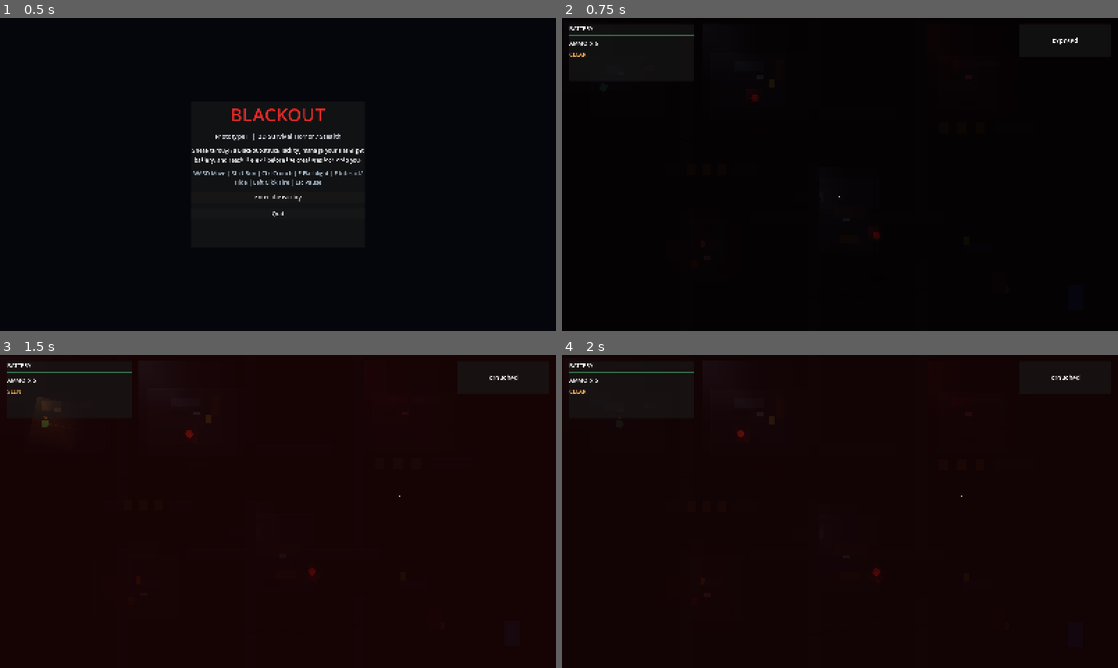
Above: before the commit, frames 1-4 (two rows, left to right).
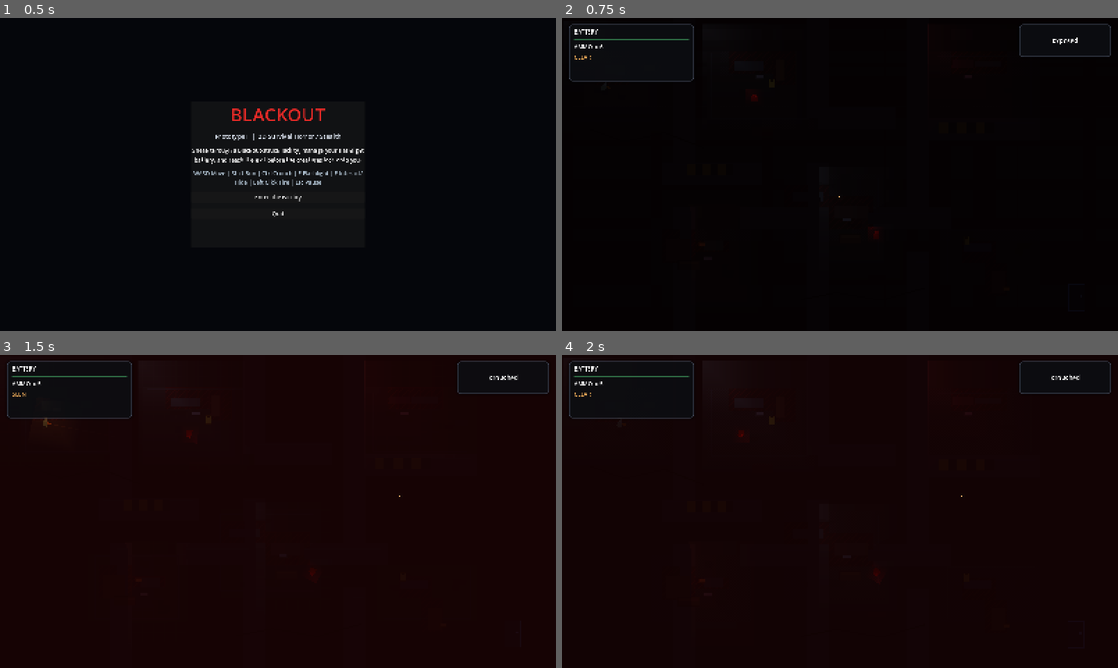
Above: after the commit, the same moments.

Repository: gokaycetinn/Blackout
Game: Godot game, scene res://scenes/main.tscn
Same seed, same stepped clock (60 frames per second), same inputs: the game is played once before the commit and once after it.
Inputs (mouse positions are in pixels of both pictures, inside the frame that each line leads up to):
- Up to frame 1 (0.5 s): no input
- Up to frame 2 (0.75 s): click "Enter The Facility" at 0.5 s
- Up to frame 3 (1.5 s): tap Enter at 1.25 s; move the mouse to (400, 495) at 1.27 s; hold D (move_right) from 1.28 s (still down); tap Ctrl (crouch) at 1.35 s; click (400, 495) at 1.42 s
- Up to frame 4 (2 s): keep holding D (move_right)

Frame 1 is identical in both runs. In frame 2, 0.9% of the frame differs, in the area x 1-99%, y 1-71%; in frame 3, 1.0%; in frame 4, 0.9%.

Commit message:
Add new assets and refactor visuals for player and enemies

Diff:
--- a/scenes/enemies/creature.tscn
+++ b/scenes/enemies/creature.tscn
@@ -26,9 +26,8 @@
 collision_mask = 3
 script = ExtResource("1")
 
-[node name="Body" type="Polygon2D" parent="."]
-color = Color(0.698039, 0.2, 0.2, 1)
-polygon = PackedVector2Array(-11, 0, -5, -11, 7, -10, 12, 0, 7, 10, -5, 11)
+[node name="Body" type="Sprite2D" parent="."]
+centered = true
 
 [node name="CollisionShape2D" type="CollisionShape2D" parent="."]
 shape = SubResource("1")
--- a/scenes/items/ammo.tscn
+++ b/scenes/items/ammo.tscn
@@ -13,6 +13,5 @@
 [node name="CollisionShape2D" type="CollisionShape2D" parent="."]
 shape = SubResource("1")
 
-[node name="Visual" type="Polygon2D" parent="."]
-color = Color(0.960784, 0.513726, 0.145098, 1)
-polygon = PackedVector2Array(-5, -11, 4, -11, 8, 0, 4, 11, -5, 11)
+[node name="Visual" type="Sprite2D" parent="."]
+centered = true
--- a/scenes/items/battery.tscn
+++ b/scenes/items/battery.tscn
@@ -13,6 +13,5 @@
 [node name="CollisionShape2D" type="CollisionShape2D" parent="."]
 shape = SubResource("1")
 
-[node name="Visual" type="Polygon2D" parent="."]
-color = Color(0.980392, 0.858824, 0.219608, 1)
-polygon = PackedVector2Array(-8, -12, 8, -12, 8, 12, -8, 12)
+[node name="Visual" type="Sprite2D" parent="."]
+centered = true
--- a/scenes/levels/level_01.tscn
+++ b/scenes/levels/level_01.tscn
@@ -8,6 +8,12 @@
 
 [node name="CanvasModulate" type="CanvasModulate" parent="."]
 color = Color(0.0588235, 0.0509804, 0.0823529, 1)
+
+[node name="GroundLayer" type="TileMapLayer" parent="."]
+
+[node name="WallLayer" type="TileMapLayer" parent="."]
+
+[node name="DecorLayer" type="TileMapLayer" parent="."]
 
 [node name="World" type="Node2D" parent="."]
 
--- a/scenes/objects/door_exit.tscn
+++ b/scenes/objects/door_exit.tscn
@@ -13,6 +13,5 @@
 [node name="CollisionShape2D" type="CollisionShape2D" parent="."]
 shape = SubResource("1")
 
-[node name="Door" type="Polygon2D" parent="."]
-color = Color(0.258824, 0.494118, 0.85098, 1)
-polygon = PackedVector2Array(-22, -36, 22, -36, 22, 36, -22, 36)
+[node name="Door" type="Sprite2D" parent="."]
+centered = true
--- a/scenes/objects/hiding_spot.tscn
+++ b/scenes/objects/hiding_spot.tscn
@@ -13,9 +13,8 @@
 [node name="CollisionShape2D" type="CollisionShape2D" parent="."]
 shape = SubResource("1")
 
-[node name="Table" type="Polygon2D" parent="."]
-color = Color(0.439216, 0.270588, 0.145098, 1)
-polygon = PackedVector2Array(-28, -12, 28, -12, 28, 12, -28, 12)
+[node name="Table" type="Sprite2D" parent="."]
+centered = true
 
 [node name="HideAnchor" type="Marker2D" parent="."]
 position = Vector2(0, 0)
--- a/scenes/objects/light_source.tscn
+++ b/scenes/objects/light_source.tscn
@@ -15,9 +15,8 @@
 [node name="LightSource" type="Node2D"]
 script = ExtResource("1")
 
-[node name="Fixture" type="Polygon2D" parent="."]
-color = Color(0.65098, 0.65098, 0.701961, 1)
-polygon = PackedVector2Array(-10, -5, 10, -5, 10, 5, -10, 5)
+[node name="Fixture" type="Sprite2D" parent="."]
+centered = true
 
 [node name="PointLight2D" type="PointLight2D" parent="."]
 position = Vector2(0, 14)
--- a/scenes/player/player.tscn
+++ b/scenes/player/player.tscn
@@ -25,14 +25,12 @@
 collision_mask = 1
 script = ExtResource("1")
 
-[node name="Body" type="Polygon2D" parent="."]
-color = Color(0.329412, 0.901961, 0.576471, 1)
-polygon = PackedVector2Array(-10, -10, 8, -10, 10, 0, 8, 10, -10, 10)
+[node name="Body" type="Sprite2D" parent="."]
+centered = true
 
-[node name="FacingMarker" type="Polygon2D" parent="."]
-position = Vector2(8, 0)
-color = Color(0.168627, 0.356863, 0.203922, 1)
-polygon = PackedVector2Array(0, 0, 10, -5, 10, 5)
+[node name="FacingMarker" type="Sprite2D" parent="."]
+position = Vector2(13, 0)
+centered = true
 
 [node name="CollisionShape2D" type="CollisionShape2D" parent="."]
 shape = SubResource("1")
--- a/scenes/ui/hud.tscn
+++ b/scenes/ui/hud.tscn
@@ -35,6 +35,7 @@
 offset_bottom = 182.0
 
 [node name="TopLeftPanel" type="PanelContainer" parent="TopLeft"]
+unique_name_in_owner = true
 layout_mode = 2
 
 [node name="TopLeftVBox" type="VBoxContainer" parent="TopLeft/TopLeftPanel"]
@@ -82,6 +83,7 @@
 grow_horizontal = 0
 
 [node name="StealthBox" type="PanelContainer" parent="TopRight"]
+unique_name_in_owner = true
 layout_mode = 2
 
 [node name="StealthValue" type="Label" parent="TopRight/StealthBox"]
--- a/scripts/enemies/creature.gd
+++ b/scripts/enemies/creature.gd
@@ -2,6 +2,7 @@
 
 const EnemyStates = preload("res://scripts/enemies/enemy_states.gd")
 const PlayerController = preload("res://scripts/player/player.gd")
+const PrototypeArt = preload("res://scripts/systems/prototype_art.gd")
 
 @export var patrol_points: Array[Vector2] = []
 @export var patrol_speed: float = 50.0
@@ -14,7 +15,7 @@
 @export var search_duration: float = 4.0
 @export var attack_duration: float = 0.6
 
-@onready var body_visual: Polygon2D = $Body
+@onready var body_visual: Sprite2D = $Body
 
 var player: PlayerController = null
 var state: int = EnemyStates.State.PATROL
@@ -30,6 +31,7 @@
 
 
 func _ready() -> void:
+	body_visual.texture = PrototypeArt.create_creature_texture()
 	player = GameManager.player
 	last_known_position = global_position
 	GameManager.global_noise_emitted.connect(_on_global_noise_emitted)
@@ -190,22 +192,22 @@
 	match state:
 		EnemyStates.State.IDLE:
 			state_timer = 1.5
-			body_visual.color = Color(0.55, 0.15, 0.15, 1.0)
+			body_visual.modulate = Color(0.55, 0.15, 0.15, 1.0)
 		EnemyStates.State.PATROL:
-			body_visual.color = Color(0.7, 0.2, 0.2, 1.0)
+			body_visual.modulate = Color(0.7, 0.2, 0.2, 1.0)
 		EnemyStates.State.SUSPICIOUS:
 			state_timer = 0.8
-			body_visual.color = Color(0.85, 0.35, 0.2, 1.0)
+			body_visual.modulate = Color(0.85, 0.35, 0.2, 1.0)
 		EnemyStates.State.INVESTIGATING:
-			body_visual.color = Color(1.0, 0.45, 0.2, 1.0)
+			body_visual.modulate = Color(1.0, 0.45, 0.2, 1.0)
 		EnemyStates.State.CHASING:
-			body_visual.color = Color(1.0, 0.1, 0.1, 1.0)
+			body_visual.modulate = Color(1.0, 0.1, 0.1, 1.0)
 		EnemyStates.State.SEARCHING:
 			search_timer = search_duration
-			body_visual.color = Color(0.95, 0.25, 0.4, 1.0)
+			body_visual.modulate = Color(0.95, 0.25, 0.4, 1.0)
 		EnemyStates.State.ATTACK:
 			attack_timer = attack_duration
-			body_visual.color = Color(1.0, 0.0, 0.24, 1.0)
+			body_visual.modulate = Color(1.0, 0.0, 0.24, 1.0)
 
 
 func _on_global_noise_emitted(position: Vector2, strength: float) -> void:
@@ -235,7 +237,7 @@
 	if state == EnemyStates.State.ATTACK:
 		body_visual.scale = Vector2(1.15, 0.88)
 	elif hit_flash_timer > 0.0:
-		body_visual.color = Color(1.0, 0.85, 0.85, 1.0)
+		body_visual.modulate = Color(1.0, 0.85, 0.85, 1.0)
 		body_visual.scale = Vector2.ONE * 1.08
 	else:
 		body_visual.scale = Vector2.ONE
--- a/scripts/items/ammo.gd
+++ b/scripts/items/ammo.gd
@@ -1,9 +1,14 @@
 extends Area2D
+
+const PrototypeArt = preload("res://scripts/systems/prototype_art.gd")
 
 @export var ammo_amount: int = 3
 
+@onready var visual: Sprite2D = $Visual
+
 
 func _ready() -> void:
+	visual.texture = PrototypeArt.create_rect_texture(Vector2i(20, 12), Color(0.9, 0.56, 0.18, 1.0), Color(0.46, 0.22, 0.08, 1.0), 2)
 	add_to_group("interactables")
 
 
--- a/scripts/items/battery.gd
+++ b/scripts/items/battery.gd
@@ -1,9 +1,14 @@
 extends Area2D
+
+const PrototypeArt = preload("res://scripts/systems/prototype_art.gd")
 
 @export var charge_amount: float = 40.0
 
+@onready var visual: Sprite2D = $Visual
+
 
 func _ready() -> void:
+	visual.texture = PrototypeArt.create_rect_texture(Vector2i(18, 26), Color(0.9, 0.84, 0.24, 1.0), Color(0.4, 0.32, 0.08, 1.0), 2, Color(0.2, 0.16, 0.05, 1.0), Rect2i(5, 2, 8, 5))
 	add_to_group("interactables")
 
 
--- a/scripts/levels/level_01.gd
+++ b/scripts/levels/level_01.gd
@@ -1,5 +1,6 @@
 extends Node2D
 
+const PrototypeArt = preload("res://scripts/systems/prototype_art.gd")
 const PLAYER_SCENE := preload("res://scenes/player/player.tscn")
 const CREATURE_SCENE := preload("res://scenes/enemies/creature.tscn")
 const BATTERY_SCENE := preload("res://scenes/items/battery.tscn")
@@ -12,6 +13,9 @@
 const MAP_HEIGHT := 960.0
 
 @onready var world: Node2D = $World
+@onready var ground_layer: TileMapLayer = $GroundLayer
+@onready var wall_layer: TileMapLayer = $WallLayer
+@onready var decor_layer: TileMapLayer = $DecorLayer
 @onready var environment_lights: Node2D = $EnvironmentLights
 @onready var enemies_root: Node2D = $Enemies
 @onready var items_root: Node2D = $Items
@@ -21,12 +25,15 @@
 var player: CharacterBody2D
 var _camera_trauma: float = 0.0
 var _camera_base_offset: Vector2 = Vector2.ZERO
+var _tile_size: int = 32
+var _tileset: TileSet
 
 
 func _ready() -> void:
 	GameManager.reset_run()
 	GameManager.register_level(self)
 	GameManager.gunshot_fired.connect(_on_gunshot_fired)
+	_setup_tile_layers()
 	_build_floor()
 	_build_walls()
 	_spawn_player()
@@ -52,15 +59,8 @@
 
 
 func _build_floor() -> void:
-	var floor_poly := Polygon2D.new()
-	floor_poly.polygon = PackedVector2Array([
-		Vector2(0, 0),
-		Vector2(MAP_WIDTH, 0),
-		Vector2(MAP_WIDTH, MAP_HEIGHT),
-		Vector2(0, MAP_HEIGHT)
-	])
-	floor_poly.color = Color(0.11, 0.12, 0.15, 1.0)
-	world.add_child(floor_poly)
+	var full_floor := Rect2(Vector2.ZERO, Vector2(MAP_WIDTH, MAP_HEIGHT))
+	_paint_tile_region(ground_layer, full_floor, Vector2i(0, 0))
 
 	for room in [
 		Rect2(80, 110, 240, 170),
@@ -70,15 +70,7 @@
 		Rect2(640, 460, 270, 220),
 		Rect2(1110, 610, 250, 150)
 	]:
-		var highlight := Polygon2D.new()
-		highlight.polygon = PackedVector2Array([
-			room.position,
-			room.position + Vector2(room.size.x, 0),
-			room.position + room.size,
-			room.position + Vector2(0, room.size.y)
-		])
-		highlight.color = Color(0.15, 0.17, 0.2, 1.0)
-		world.add_child(highlight)
+		_paint_tile_region(ground_layer, room, Vector2i(1, 0))
 		_add_room_border(room, Color(0.19, 0.22, 0.26, 0.8))
 		_add_room_grime(room)
 
@@ -107,6 +99,7 @@
 
 
 func _spawn_wall(rect: Rect2) -> void:
+	_paint_tile_region(wall_layer, rect, Vector2i(2, 0))
 	var wall := StaticBody2D.new()
 	wall.collision_layer = 1
 	wall.collision_mask = 0
@@ -323,6 +316,7 @@
 	prop.add_child(fill)
 
 	world.add_child(prop)
+	_paint_tile_region(decor_layer, rect.grow(2.0), Vector2i(3, 0))
 
 
 func _add_stripe(rect: Rect2) -> void:
@@ -362,3 +356,31 @@
 
 func _on_gunshot_fired(_position: Vector2) -> void:
 	_camera_trauma = minf(_camera_trauma + 1.0, 1.2)
+
+
+func _setup_tile_layers() -> void:
+	_tileset = TileSet.new()
+	_tileset.tile_size = Vector2i(_tile_size, _tile_size)
+	var atlas := TileSetAtlasSource.new()
+	atlas.texture = PrototypeArt.create_tilesheet(_tile_size)
+	atlas.texture_region_size = Vector2i(_tile_size, _tile_size)
+
+	for atlas_x in range(4):
+		atlas.create_tile(Vector2i(atlas_x, 0))
+
+	_tileset.add_source(atlas, 0)
+	ground_layer.tile_set = _tileset
+	wall_layer.tile_set = _tileset
+	decor_layer.tile_set = _tileset
+	ground_layer.y_sort_enabled = false
+	wall_layer.y_sort_enabled = false
+	decor_layer.y_sort_enabled = false
+
+
+func _paint_tile_region(layer: TileMapLayer, rect: Rect2, atlas_coords: Vector2i) -> void:
+	var start := Vector2i(floori(rect.position.x / _tile_size), floori(rect.position.y / _tile_size))
+	var end := Vector2i(ceili((rect.position.x + rect.size.x) / _tile_size), ceili((rect.position.y + rect.size.y) / _tile_size))
+
+	for tile_x in range(start.x, end.x):
+		for tile_y in range(start.y, end.y):
+			layer.set_cell(Vector2i(tile_x, tile_y), 0, atlas_coords)
--- a/scripts/objects/door_exit.gd
+++ b/scripts/objects/door_exit.gd
@@ -1,7 +1,12 @@
 extends Area2D
+
+const PrototypeArt = preload("res://scripts/systems/prototype_art.gd")
+
+@onready var door_sprite: Sprite2D = $Door
 
 
 func _ready() -> void:
+	door_sprite.texture = PrototypeArt.create_rect_texture(Vector2i(48, 78), Color(0.13, 0.19, 0.26, 1.0), Color(0.42, 0.72, 0.92, 1.0), 2, Color(0.62, 0.89, 1.0, 1.0), Rect2i(34, 32, 6, 6))
 	add_to_group("interactables")
 
 
--- a/scripts/objects/hiding_spot.gd
+++ b/scripts/objects/hiding_spot.gd
@@ -1,9 +1,13 @@
 extends Area2D
 
+const PrototypeArt = preload("res://scripts/systems/prototype_art.gd")
+
 @onready var hide_anchor: Marker2D = $HideAnchor
+@onready var table_sprite: Sprite2D = $Table
 
 
 func _ready() -> void:
+	table_sprite.texture = PrototypeArt.create_rect_texture(Vector2i(64, 28), Color(0.28, 0.19, 0.14, 1.0), Color(0.15, 0.1, 0.08, 1.0), 2, Color(0.38, 0.25, 0.16, 1.0), Rect2i(5, 5, 54, 6))
 	add_to_group("interactables")
 
 
--- a/scripts/objects/light_source.gd
+++ b/scripts/objects/light_source.gd
@@ -1,15 +1,19 @@
 extends Node2D
+
+const PrototypeArt = preload("res://scripts/systems/prototype_art.gd")
 
 @export var light_color: Color = Color(0.85, 0.9, 1.0, 1.0)
 @export var light_energy: float = 0.8
 @export var flicker_enabled: bool = false
 
 @onready var light: PointLight2D = $PointLight2D
+@onready var fixture: Sprite2D = $Fixture
 
 var _flicker_timer: float = 0.0
 
 
 func _ready() -> void:
+	fixture.texture = PrototypeArt.create_rect_texture(Vector2i(24, 10), Color(0.58, 0.6, 0.68, 1.0), Color(0.24, 0.26, 0.3, 1.0), 1)
 	light.color = light_color
 	light.energy = light_energy
 
--- a/scripts/player/player.gd
+++ b/scripts/player/player.gd
@@ -1,11 +1,13 @@
 extends CharacterBody2D
+
+const PrototypeArt = preload("res://scripts/systems/prototype_art.gd")
 
 @export var walk_speed: float = 120.0
 @export var run_speed: float = 200.0
 @export var crouch_speed: float = 60.0
 
-@onready var body_visual: Polygon2D = $Body
-@onready var facing_marker: Polygon2D = $FacingMarker
+@onready var body_visual: Sprite2D = $Body
+@onready var facing_marker: Sprite2D = $FacingMarker
 @onready var flashlight = $Flashlight
 @onready var weapon_mount = $WeaponMount
 @onready var interact_area: Area2D = $InteractArea
@@ -19,6 +21,8 @@
 
 
 func _ready() -> void:
+	body_visual.texture = PrototypeArt.create_player_texture()
+	facing_marker.texture = PrototypeArt.create_rect_texture(Vector2i(12, 6), Color(0.92, 0.66, 0.28, 0.95))
 	GameManager.register_player(self)
 	interact_area.area_entered.connect(_on_interact_area_entered)
 	interact_area.area_exited.connect(_on_interact_area_exited)
@@ -195,13 +199,11 @@
 
 
 func _update_visual_state() -> void:
-	var body_color := body_visual.color
-	body_color.a = 0.25 if is_hidden else 1.0
-	body_visual.color = body_color
-
-	var marker_color := facing_marker.color
-	marker_color.a = 0.3 if is_hidden else 1.0
-	facing_marker.color = marker_color
+	var body_modulate := Color(0.78, 0.92, 0.82, 0.25 if is_hidden else 1.0)
+	body_visual.modulate = body_modulate
+
+	var marker_modulate := Color(0.95, 0.72, 0.32, 0.3 if is_hidden else 1.0)
+	facing_marker.modulate = marker_modulate
 
 	stealth_indicator.visible = is_crouching or is_hidden
 	stealth_indicator.color = Color(0.4, 0.9, 0.6, 0.8) if is_hidden else Color(1.0, 0.9, 0.35, 0.75)
--- /dev/null
+++ b/scripts/systems/prototype_art.gd
@@ -0,0 +1,122 @@
+extends RefCounted
+
+
+static func create_rect_texture(size: Vector2i, fill: Color, border: Color = Color(0, 0, 0, 0), border_size: int = 2, accent: Color = Color(0, 0, 0, 0), accent_rect: Rect2i = Rect2i()) -> Texture2D:
+	var image := Image.create(size.x, size.y, false, Image.FORMAT_RGBA8)
+	image.fill(fill)
+
+	if border.a > 0.0 and border_size > 0:
+		for x in range(size.x):
+			for y in range(size.y):
+				if x < border_size or y < border_size or x >= size.x - border_size or y >= size.y - border_size:
+					image.set_pixel(x, y, border)
+
+	if accent.a > 0.0 and accent_rect.size.x > 0 and accent_rect.size.y > 0:
+		for x in range(accent_rect.position.x, accent_rect.position.x + accent_rect.size.x):
+			for y in range(accent_rect.position.y, accent_rect.position.y + accent_rect.size.y):
+				if x >= 0 and y >= 0 and x < size.x and y < size.y:
+					image.set_pixel(x, y, accent)
+
+	return ImageTexture.create_from_image(image)
+
+
+static func create_circle_texture(size: Vector2i, fill: Color, ring: Color = Color(0, 0, 0, 0), ring_width: float = 2.0) -> Texture2D:
+	var image := Image.create(size.x, size.y, false, Image.FORMAT_RGBA8)
+	image.fill(Color(0, 0, 0, 0))
+	var center := Vector2(size.x, size.y) * 0.5
+	var radius := minf(size.x, size.y) * 0.5 - 1.0
+
+	for x in range(size.x):
+		for y in range(size.y):
+			var pixel_position := Vector2(x + 0.5, y + 0.5)
+			var distance := pixel_position.distance_to(center)
+			if distance <= radius:
+				image.set_pixel(x, y, fill)
+			if ring.a > 0.0 and distance >= radius - ring_width and distance <= radius:
+				image.set_pixel(x, y, ring)
+
+	return ImageTexture.create_from_image(image)
+
+
+static func create_player_texture() -> Texture2D:
+	var image := Image.create(32, 32, false, Image.FORMAT_RGBA8)
+	image.fill(Color(0, 0, 0, 0))
+
+	for x in range(9, 23):
+		for y in range(8, 24):
+			image.set_pixel(x, y, Color(0.58, 0.72, 0.62, 1.0))
+
+	for x in range(12, 20):
+		for y in range(4, 10):
+			image.set_pixel(x, y, Color(0.75, 0.79, 0.76, 1.0))
+
+	for x in range(14, 18):
+		for y in range(0, 8):
+			image.set_pixel(x, y, Color(0.88, 0.92, 0.84, 1.0))
+
+	for x in range(14, 18):
+		for y in range(24, 30):
+			image.set_pixel(x, y, Color(0.18, 0.22, 0.24, 1.0))
+
+	for x in range(8, 24):
+		image.set_pixel(x, 24, Color(0.12, 0.16, 0.18, 1.0))
+
+	return ImageTexture.create_from_image(image)
+
+
+static func create_creature_texture() -> Texture2D:
+	var image := Image.create(32, 32, false, Image.FORMAT_RGBA8)
+	image.fill(Color(0, 0, 0, 0))
+
+	for x in range(7, 25):
+		for y in range(10, 26):
+			image.set_pixel(x, y, Color(0.48, 0.09, 0.08, 1.0))
+
+	for x in range(10, 22):
+		for y in range(5, 12):
+			image.set_pixel(x, y, Color(0.64, 0.12, 0.1, 1.0))
+
+	image.set_pixel(12, 12, Color(1.0, 0.18, 0.12, 1.0))
+	image.set_pixel(19, 12, Color(1.0, 0.18, 0.12, 1.0))
+
+	for x in range(8, 24):
+		image.set_pixel(x, 26, Color(0.15, 0.03, 0.03, 1.0))
+
+	return ImageTexture.create_from_image(image)
+
+
+static func create_tilesheet(tile_size: int = 32) -> Texture2D:
+	var image := Image.create(tile_size * 4, tile_size, false, Image.FORMAT_RGBA8)
+	image.fill(Color(0, 0, 0, 0))
+
+	_fill_tile(image, Rect2i(0, 0, tile_size, tile_size), Color(0.105, 0.113, 0.125, 1.0), Color(0.145, 0.152, 0.164, 1.0), 4)
+	_fill_tile(image, Rect2i(tile_size, 0, tile_size, tile_size), Color(0.13, 0.138, 0.152, 1.0), Color(0.172, 0.18, 0.196, 1.0), 8)
+	_fill_tile(image, Rect2i(tile_size * 2, 0, tile_size, tile_size), Color(0.23, 0.24, 0.27, 1.0), Color(0.31, 0.32, 0.35, 1.0), 0)
+	_fill_tile(image, Rect2i(tile_size * 3, 0, tile_size, tile_size), Color(0.17, 0.08, 0.08, 0.8), Color(0.35, 0.1, 0.1, 0.85), 5)
+
+	return ImageTexture.create_from_image(image)
+
+
+static func create_stylebox(bg: Color, border: Color, border_width: int = 2, radius: int = 6, shadow: Color = Color(0, 0, 0, 0)) -> StyleBoxFlat:
+	var style := StyleBoxFlat.new()
+	style.bg_color = bg
+	style.border_color = border
+	style.set_border_width_all(border_width)
+	style.set_corner_radius_all(radius)
+	style.shadow_color = shadow
+	style.shadow_size = 8 if shadow.a > 0.0 else 0
+	style.content_margin_left = 14
+	style.content_margin_right = 14
+	style.content_margin_top = 10
+	style.content_margin_bottom = 10
+	return style
+
+
+static func _fill_tile(image: Image, rect: Rect2i, fill: Color, accent: Color, stripe_step: int) -> void:
+	for x in range(rect.position.x, rect.position.x + rect.size.x):
+		for y in range(rect.position.y, rect.position.y + rect.size.y):
+			image.set_pixel(x, y, fill)
+			if stripe_step > 0 and ((x - rect.position.x + y - rect.position.y) % stripe_step == 0):
+				image.set_pixel(x, y, accent)
+			if x == rect.position.x or y == rect.position.y or x == rect.position.x + rect.size.x - 1 or y == rect.position.y + rect.size.y - 1:
+				image.set_pixel(x, y, accent.darkened(0.2))
--- a/scripts/ui/hud.gd
+++ b/scripts/ui/hud.gd
@@ -1,4 +1,6 @@
 extends CanvasLayer
+
+const PrototypeArt = preload("res://scripts/systems/prototype_art.gd")
 
 @onready var battery_bar: ProgressBar = %BatteryBar
 @onready var ammo_value: Label = %AmmoValue
@@ -13,10 +15,16 @@
 @onready var fail_reason_label: Label = %FailReason
 @onready var restart_buttons: Array[Button] = [%PauseRestartButton, %FailRestartButton, %WinRestartButton]
 @onready var menu_buttons: Array[Button] = [%PauseMenuButton, %FailMenuButton, %WinMenuButton]
+@onready var top_left_panel: PanelContainer = %TopLeftPanel
+@onready var stealth_box: PanelContainer = %StealthBox
+@onready var pause_panel_container: PanelContainer = %PausePanel
+@onready var fail_panel_container: PanelContainer = %FailPanel
+@onready var win_panel_container: PanelContainer = %WinPanel
 
 
 func _ready() -> void:
 	process_mode = PROCESS_MODE_ALWAYS
+	_apply_skin()
 	GameManager.battery_changed.connect(_on_battery_changed)
 	GameManager.ammo_changed.connect(_on_ammo_changed)
 	GameManager.detection_changed.connect(_on_detection_changed)
@@ -107,3 +115,32 @@
 
 func _on_menu_pressed() -> void:
 	GameManager.return_to_menu()
+
+
+func _apply_skin() -> void:
+	var dark_panel := PrototypeArt.create_stylebox(
+		Color(0.05, 0.055, 0.07, 0.88),
+		Color(0.28, 0.31, 0.38, 0.95),
+		2,
+		10,
+		Color(0, 0, 0, 0.35)
+	)
+	var modal_panel := PrototypeArt.create_stylebox(
+		Color(0.04, 0.045, 0.055, 0.94),
+		Color(0.56, 0.18, 0.16, 0.95),
+		2,
+		12,
+		Color(0, 0, 0, 0.45)
+	)
+
+	top_left_panel.add_theme_stylebox_override("panel", dark_panel)
+	stealth_box.add_theme_stylebox_override("panel", dark_panel.duplicate())
+	pause_panel_container.add_theme_stylebox_override("panel", modal_panel)
+	fail_panel_container.add_theme_stylebox_override("panel", modal_panel.duplicate())
+	win_panel_container.add_theme_stylebox_override("panel", PrototypeArt.create_stylebox(
+		Color(0.04, 0.055, 0.055, 0.94),
+		Color(0.2, 0.54, 0.42, 0.95),
+		2,
+		12,
+		Color(0, 0, 0, 0.45)
+	))
Not shown, added: scripts/systems/prototype_art.gd.uid
